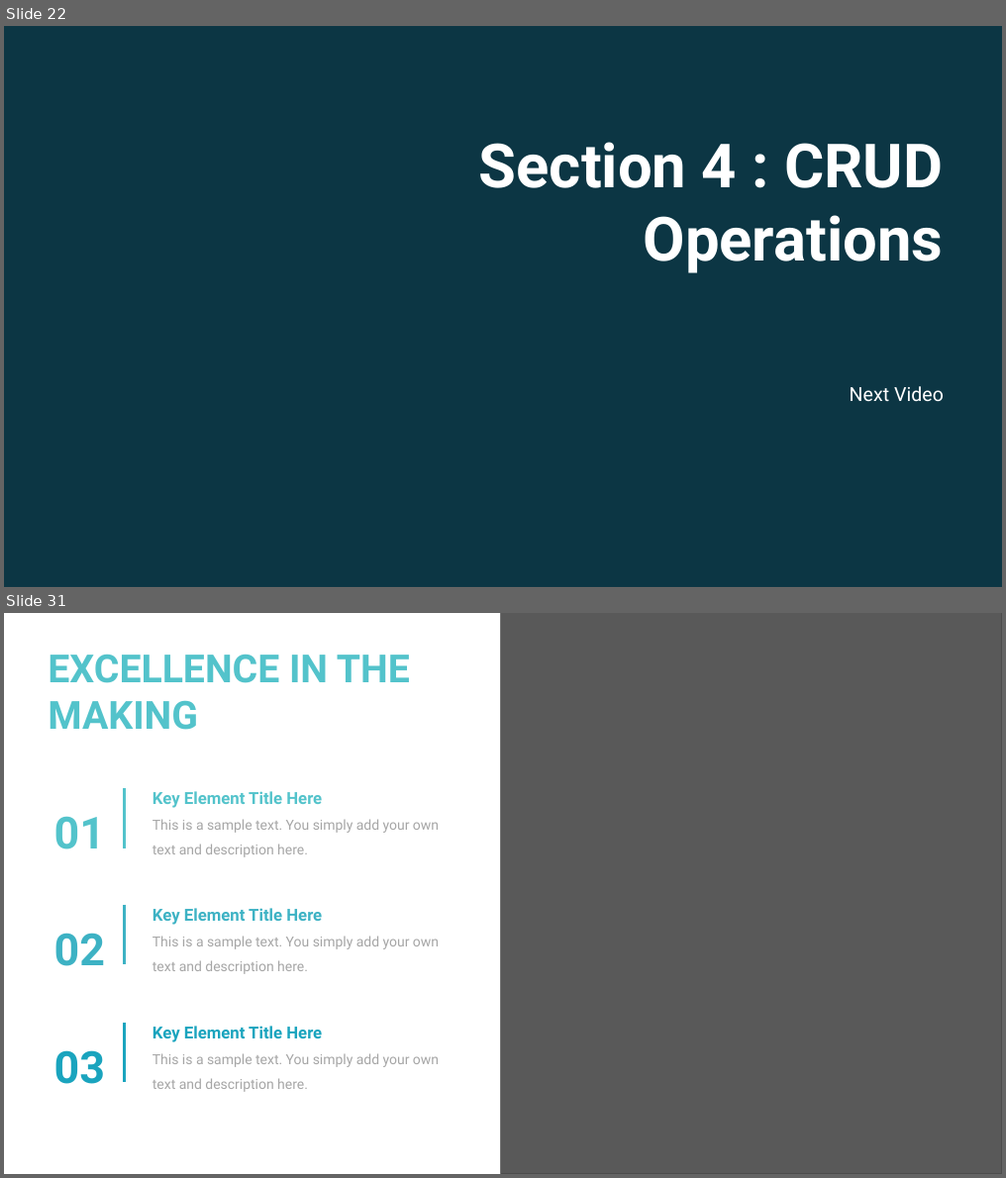
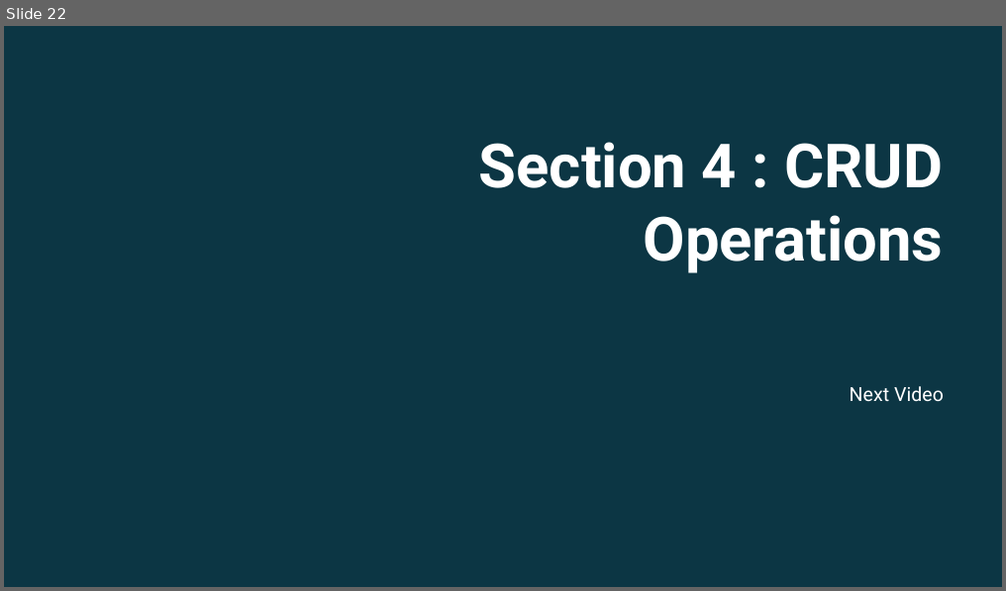
Before and after one commit to ec-council-learning/Entity-Fundamentals-Using-.NET-6, a slide deck: Sections/Section 3/Entity Fundamentals Using .NET 6_Section 3.pptx. Shown one above the other, each under a label of ours: slides 22 and 31 before the commit, slide 22 after it; the slides between them are not shown. The pictures are 1006x1178 and 1006x591 pixels, drawn with LibreOffice and Linux fonts; fonts in the diff are those of the drawing; grey boxes stand for pictures; background and template pictures are left out; a plain dark background stands for a picture behind light text. Boxes give left, top, right and bottom in pixels: in the first picture for what was removed or moved away, otherwise in the second. Text is boxed around its words. In the diff, an @@ line names an element or a change of style, - is before the commit and + after.

```diff
--- a/Sections/Section 3/Entity Fundamentals Using .NET 6_Section 3.pptx
+++ b/Sections/Section 3/Entity Fundamentals Using .NET 6_Section 3.pptx
@@ slide 31 removed at (4, 613, 1002, 1174), background #FFFFFF @@
@@ picture removed at (501, 613, 1002, 1173) @@
@@ rectangle removed at (501, 613, 1002, 1173) @@
@@ text removed at (48, 654, 410, 730) @@
-EXCELLENCE IN THE
-MAKING
@@ line removed from (125, 788) to (125, 849) @@
@@ text removed at (54, 816, 105, 850) @@
-01
@@ text removed at (152, 791, 439, 858) @@
-Key Element Title Here
-This is a sample text. You simply add your own text and description here.
@@ line removed from (125, 904) to (125, 964) @@
@@ text removed at (152, 908, 439, 974) @@
-Key Element Title Here
-This is a sample text. You simply add your own text and description here.
@@ text removed at (54, 933, 105, 966) @@
-02
@@ line removed from (125, 1022) to (125, 1082) @@
@@ text removed at (152, 1026, 439, 1092) @@
-Key Element Title Here
-This is a sample text. You simply add your own text and description here.
@@ text removed at (54, 1051, 105, 1084) @@
-03
```
Also in this commit, not shown: 2 slides changed, 9 other slides removed, 24 other files.
